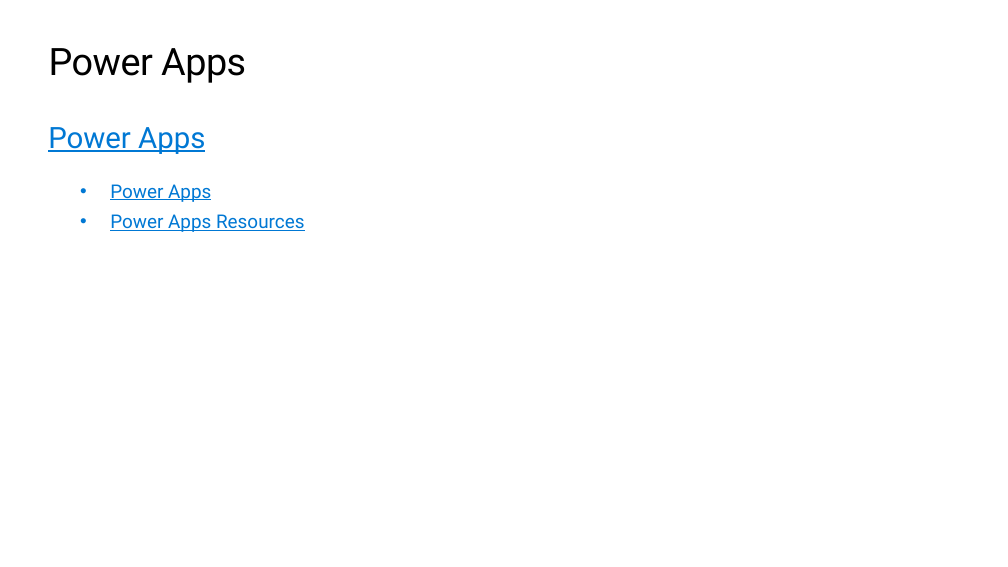
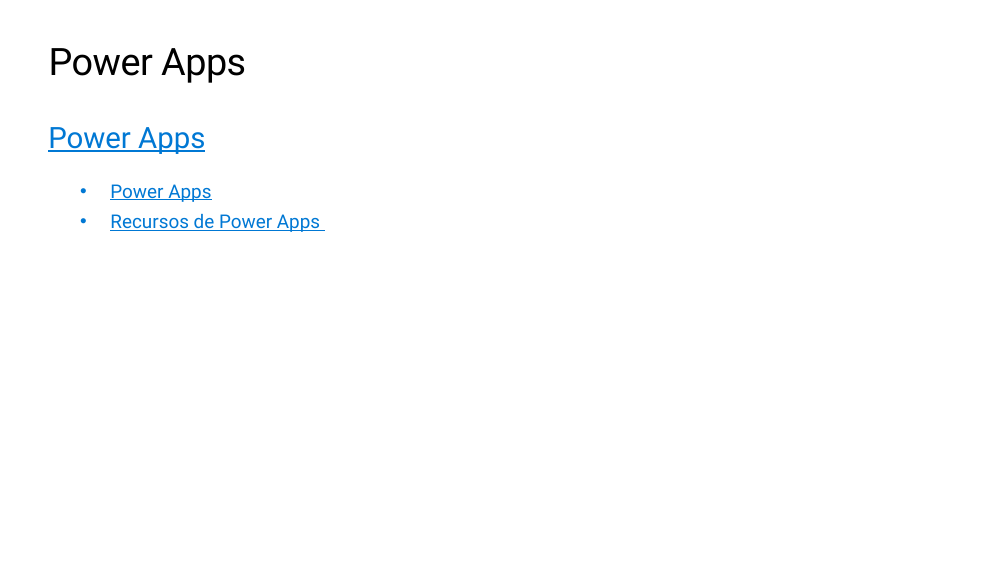
Before and after one commit to microsoft/workshop-library, a slide deck: slide 50 of full/power-platform-canvas-app/slides_es.pptx. Drawn at 1008x567 pixels with LibreOffice and Linux fonts; fonts in the diff are those of the drawing; background and template pictures are left out. Boxes give left, top, right and bottom in pixels: in the first picture for what was removed or moved away, otherwise in the second. Text is boxed around its words. In the diff, an @@ line names an element or a change of style, - is before the commit and + after.

```diff
--- a/full/power-platform-canvas-app/slides_es.pptx
+++ b/full/power-platform-canvas-app/slides_es.pptx
@@ text at box(110, 214, 320, 232): text changed @@
-• Power Apps Resources
+• Recursos de Power Apps
```
Also in this commit, not shown: 21 other slides changed, 6 slides added, 6 slides removed.
